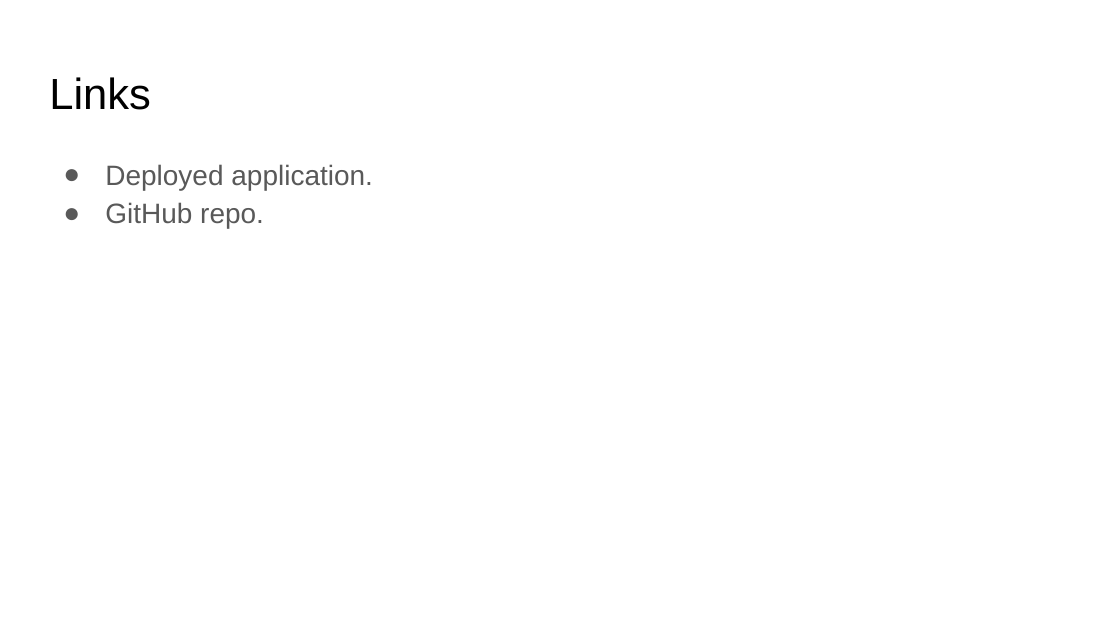
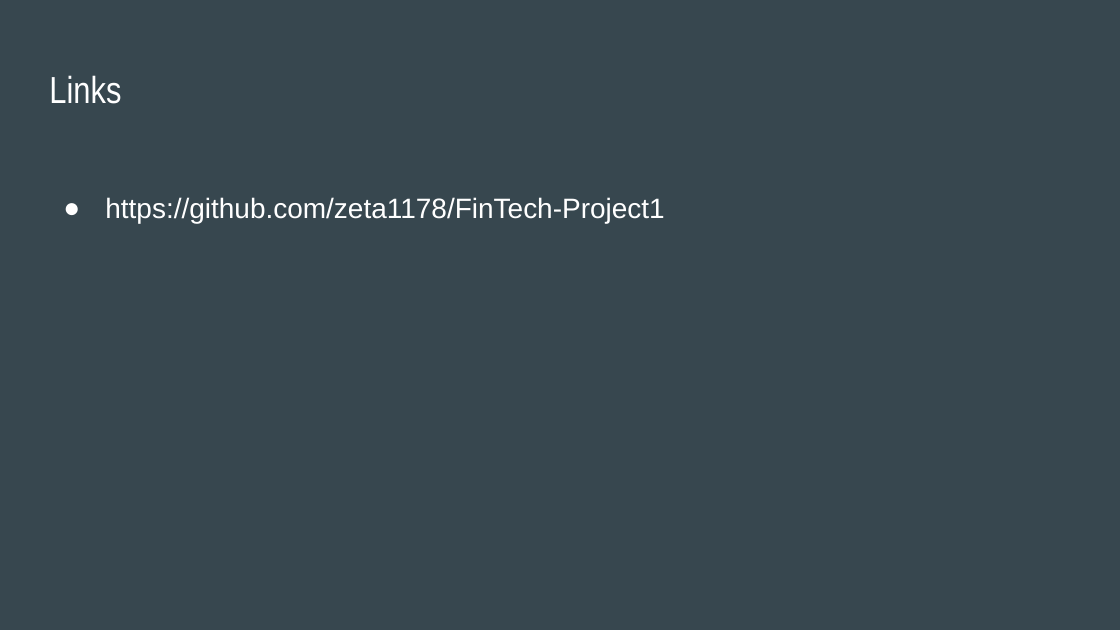
Before and after one commit to zeta1178/FinTech-Project1, a slide deck: slide 10 of FinTech_Project_1_Presentation.pptx (slide 8 before the commit). Drawn at 1120x630 pixels with LibreOffice and Linux fonts; fonts in the diff are those of the drawing. Boxes give left, top, right and bottom in pixels: in the first picture for what was removed or moved away, otherwise in the second. Text is boxed around its words. In the diff, an @@ line names an element or a change of style, - is before the commit and + after.

Commit message:
Add files via upload
new presentation

```diff
--- a/FinTech_Project_1_Presentation.pptx
+++ b/FinTech_Project_1_Presentation.pptx
@@ background #FFFFFF to #37474F @@
@@ title "Links" at <box>49,75,121,104</box>: size 28 to 24.2 pt, font Arial to Arial Narrow, text colour #000000 to #FFFFFF @@
@@ text at <box>105,197,664,224</box>: text changed; text colour #595959 to #FFFFFF @@
-● Deployed application.
-● GitHub repo.
+● https://github.com/zeta1178/FinTech-Project1
```
Also in this commit, not shown: 5 other slides changed, 4 slides added, 2 slides removed.
